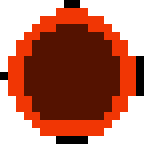
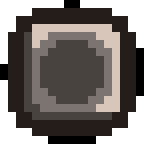
Layer changes from the first 144x144 image to the second:
added layer "typing.9.png" above "default-select.9.png" over (0, 8, 144, 144)
hid "default-select.9.png" over (0, 8, 144, 144)
hid "default-round-disabled.9.png", painted on it over (0, 8, 144, 144)
hid "default-round-down.9.png" over (0, 8, 144, 144)
hid "default-round.9.png" over (0, 8, 144, 144)
